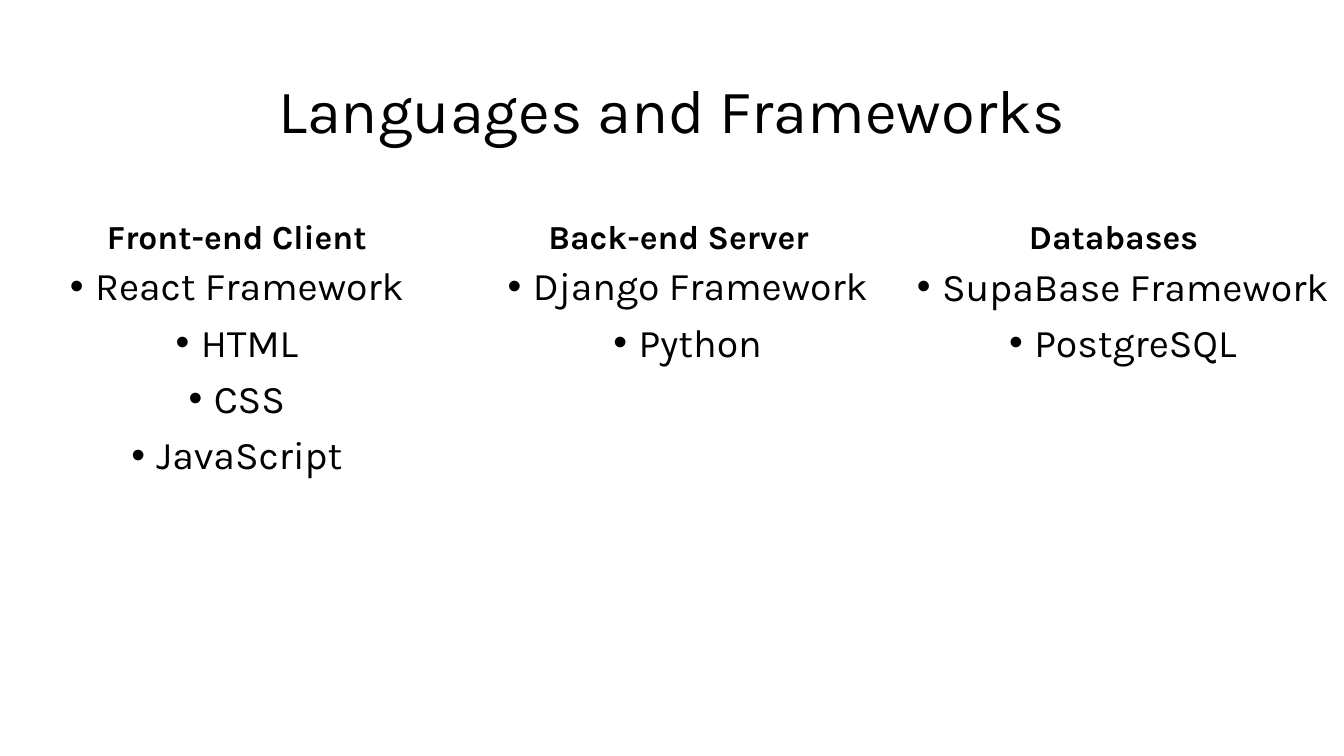
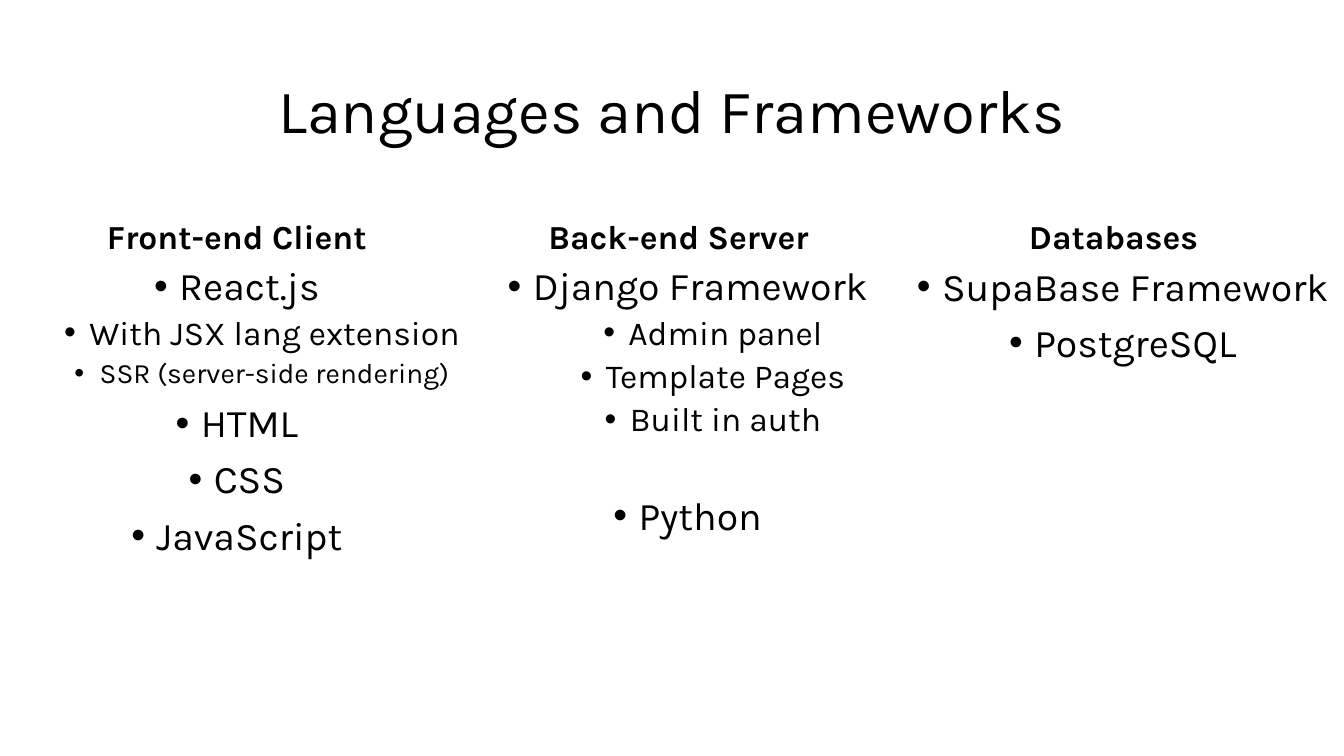
Before and after one commit to Jormungandr72/Cross-Website-Price-Checker, a slide deck: slide 2 of Documentation/Phase-One-Docs/CPT-200_Phase_One_Presentation.ppt. Drawn at 1344x756 pixels with LibreOffice and Linux fonts; fonts in the diff are those of the drawing. Boxes give left, top, right and bottom in pixels: in the first picture for what was removed or moved away, otherwise in the second. Text is boxed around its words. In the diff, an @@ line names an element or a change of style, - is before the commit and + after.

```diff
--- a/Documentation/Phase-One-Docs/CPT-200_Phase_One_Presentation.ppt
+++ b/Documentation/Phase-One-Docs/CPT-200_Phase_One_Presentation.ppt
@@ text at [89,273,460,390]: text changed; size 28 to 20 pt @@
-• React Framework
+• React.js
+  • With JSX lang extension
+  • SSR (server-side rendering)
@@ text at [606,322,845,432]: paragraphs added @@
+  • Admin panel
+  • Template Pages
+  • Built in auth
```
Also in this commit, not shown: 1 slide added, 2 other files.
